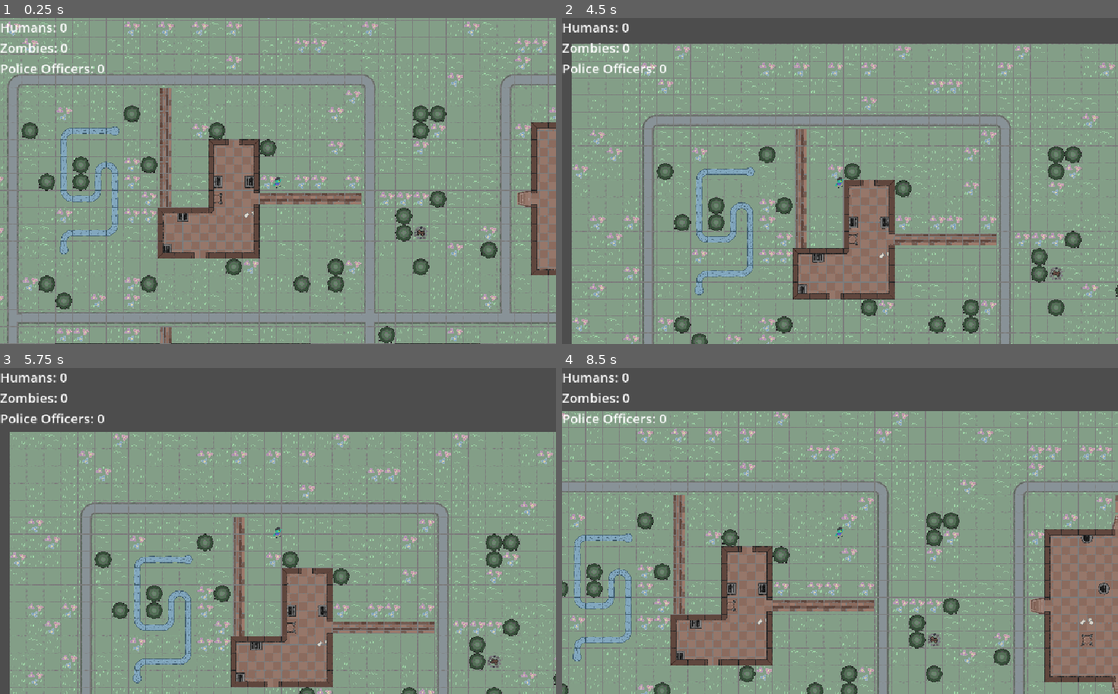
Above: before the commit, frames 1-4 (two rows, left to right).
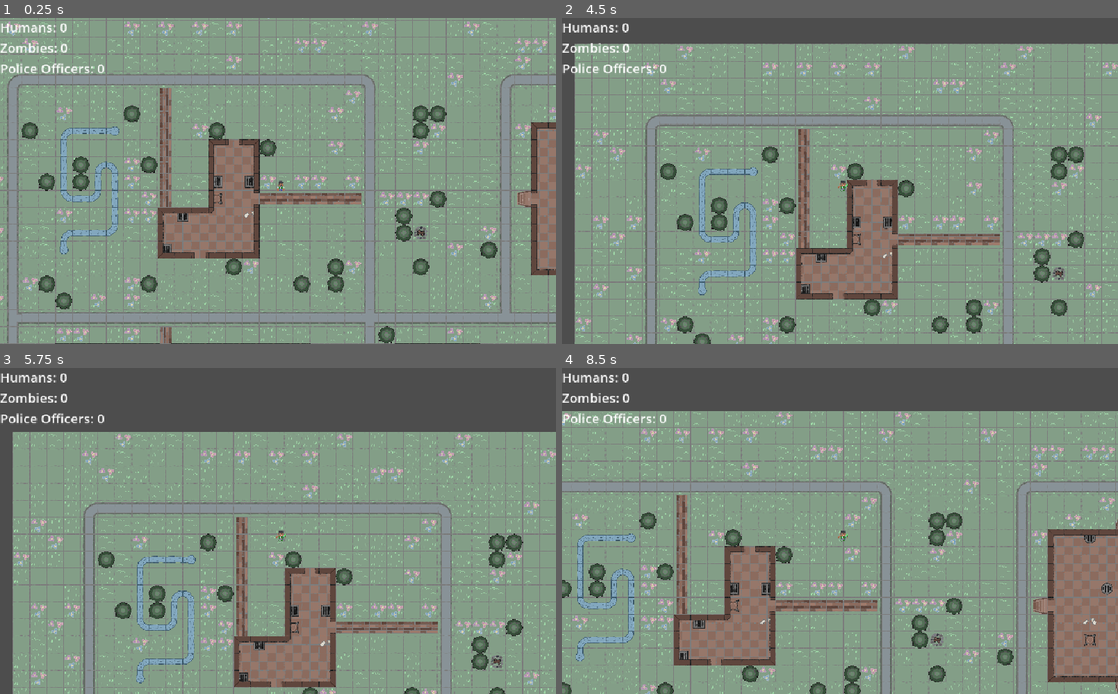
Above: after the commit, the same moments.

Repository: padraik/JamSepticEye
Game: Godot game, scene res://scenes/main.tscn
The game is run twice, just before and just after one commit, with the same random seed, the same clock (stepped at 60 frames per second) and the same inputs.
Inputs:
- Up to frame 1 (0.25 s): no input
- Up to frame 2 (4.5 s): tap Enter (ui_accept) at 0.5, 0.6, 0.77, 1.07, 1.35, 1.52, 1.82, 2.1, 2.85, 3.02, 3.32, 3.6, 3.77, 4.07, 4.35 s; hold W (move_up) 0.53-2.03 s; hold A (move_left) 2.03-3.53 s; hold S (move_down) 3.53-4.28 s; hold D (move_right) from 4.28 s (still down)
- Up to frame 3 (5.75 s): tap Enter (ui_accept) at 4.52, 4.82, 5, 5.1 s; release D (move_right) at 5.03 s; hold W (move_up) from 5.03 s (still down)
- Up to frame 4 (8.5 s): release W (move_up) at 5.78 s; hold D (move_right) 5.78-8.03 s; tap Enter (ui_accept) at 5.85, 6.02, 6.32, 6.6, 6.77, 7.07, 7.35, 7.52, 7.82, 8.1 s; hold S (move_down) from 8.03 s (still down)

The runs differ from the first frame. In frame 1, less than 0.1% of the frame differs, in the area x 49-52%, y 48-54%; in frame 2, 19%, in the area x 1-100%, y 7-100%; in frame 3, 17%; in frame 4, 19%.

Commit message:
Added player sprite and animation

Diff:
--- a/assets/complete_tileset.tres
+++ b/assets/complete_tileset.tres
@@ -49,7 +49,7 @@
 2:1/0 = 0
 2:1/0/terrain_set = 0
 2:1/0/terrain = 1
-2:1/0/physics_layer_0/polygon_0/points = PackedVector2Array(-47, -47, 47, -47, 47, 47, -47, 47)
+2:1/0/physics_layer_0/polygon_0/points = PackedVector2Array(-28.050049, -27.225006, 6.599972, -47, 47, -47, 47, -20.625, -2.2000122, 0.2749939, -15.400028, 47, -47, 47, -47, 13.474991)
 3:1/0 = 0
 3:1/0/terrain_set = 0
 3:1/0/terrain = 1
@@ -135,65 +135,65 @@
 9:0/0 = 0
 9:0/0/terrain_set = 0
 9:0/0/terrain = 1
-9:0/0/physics_layer_0/polygon_0/points = PackedVector2Array(-47, -47, 47, -47, 47, 47, -47, 47)
+9:0/0/physics_layer_0/polygon_0/points = PackedVector2Array(-47, -47, 47, -47, 47, -13.475006, -15.400024, -16.225006, -14.850033, 47, -47, 47)
 10:0/0 = 0
 10:0/0/terrain_set = 0
 10:0/0/terrain = 1
-10:0/0/physics_layer_0/polygon_0/points = PackedVector2Array(-47, -47, 47, -47, 47, 47, -47, 47)
+10:0/0/physics_layer_0/polygon_0/points = PackedVector2Array(-47, -47, 47, -47, 47, -14.575016, -47, -13.475006)
 11:0/0 = 0
 11:0/0/terrain_set = 0
 11:0/0/terrain = 1
-11:0/0/physics_layer_0/polygon_0/points = PackedVector2Array(-47, -47, 47, -47, 47, 47, -47, 47)
+11:0/0/physics_layer_0/polygon_0/points = PackedVector2Array(-47, -47, 47, -47, 47, -16.225008, -47, -13.475006)
 11:1/0 = 0
 11:1/0/terrain_set = 0
 11:1/0/terrain = 1
-11:1/0/physics_layer_0/polygon_0/points = PackedVector2Array(-47, -47, 47, -47, 47, 47, -47, 47)
 10:1/0 = 0
 10:1/0/terrain_set = 0
 10:1/0/terrain = 1
-10:1/0/physics_layer_0/polygon_0/points = PackedVector2Array(-47, -47, 47, -47, 47, 47, -47, 47)
+10:1/0/physics_layer_0/polygon_0/points = PackedVector2Array(-47, -47, 3.8499718, -47, 3.8499756, -13.475006, -47, -11.825012)
 9:1/0 = 0
 9:1/0/terrain_set = 0
 9:1/0/terrain = 1
-9:1/0/physics_layer_0/polygon_0/points = PackedVector2Array(-47, -47, 47, -47, 47, 47, -47, 47)
+9:1/0/physics_layer_0/polygon_0/points = PackedVector2Array(-8.800049, -39.875, 47, -47, 47, -15.125, 3.2999878, -1.375, -14.300049, 47, -47, 47, -41.25, -6.325012)
 9:2/0 = 0
 9:2/0/terrain_set = 0
 9:2/0/terrain = 1
-9:2/0/physics_layer_0/polygon_0/points = PackedVector2Array(-47, -47, 47, -47, 47, 47, -47, 47)
+9:2/0/physics_layer_0/polygon_0/points = PackedVector2Array(-47, 26.674988, 29.699951, -47, 47, -47, 47, -12.375, -11, 47, -47, 47)
 10:2/0 = 0
 10:2/0/terrain_set = 0
 10:2/0/terrain = 1
-10:2/0/physics_layer_0/polygon_0/points = PackedVector2Array(-47, -47, 47, -47, 47, 47, -47, 47)
+10:2/0/physics_layer_0/polygon_0/points = PackedVector2Array(-47, -47, 47, -47, 47, -14.025009, -47, -13.475006)
 11:2/0 = 0
 11:2/0/terrain_set = 0
 11:2/0/terrain = 1
-11:2/0/physics_layer_0/polygon_0/points = PackedVector2Array(-47, -47, 47, -47, 47, 47, -47, 47)
+11:2/0/physics_layer_0/polygon_0/points = PackedVector2Array(26.399963, -47, 47, -47, 48.399963, 51.425003, 31.899963, 54.175003, 26.399963, -47)
 9:3/0 = 0
 9:3/0/terrain_set = 0
 9:3/0/terrain = 1
-9:3/0/physics_layer_0/polygon_0/points = PackedVector2Array(-47, -47, 47, -47, 47, 47, -47, 47)
+9:3/0/physics_layer_0/polygon_0/points = PackedVector2Array(-39.05005, -37.675003, -28.600037, -47, 47, -47, 47, -16.225008, -12.100037, -14.025009, -11, 47, -47, 47, -47, -28.325012)
 9:4/0 = 0
 9:4/0/terrain_set = 0
 9:4/0/terrain = 1
-9:4/0/physics_layer_0/polygon_0/points = PackedVector2Array(-47, -47, 47, -47, 47, 47, -47, 47)
+9:4/0/physics_layer_0/polygon_0/points = PackedVector2Array(-47, -47, -13.200012, -47, -19.25, -22.27501, -47, -15.124996)
 9:5/0 = 0
 9:5/0/terrain_set = 0
 9:5/0/terrain = 1
-9:5/0/physics_layer_0/polygon_0/points = PackedVector2Array(-47, -47, 47, -47, 47, 47, -47, 47)
+9:5/0/physics_layer_0/polygon_0/points = PackedVector2Array(-47, -47, -14.300049, -47, -21.450012, -23.925003, -47, -10.725006)
 9:6/0 = 0
 9:6/0/terrain_set = 0
 9:6/0/terrain = 1
-9:6/0/physics_layer_0/polygon_0/points = PackedVector2Array(-47, -47, 47, -47, 47, 47, -47, 47)
+9:6/0/physics_layer_0/polygon_0/points = PackedVector2Array(-47, -47, 47, -47, 47, -31.075012, 27.731375, -15.070778, -47, -16.77501)
 9:7/0 = 0
 9:7/0/terrain_set = 0
 9:7/0/terrain = 1
-9:7/0/physics_layer_0/polygon_0/points = PackedVector2Array(-47, -47, 47, -47, 47, 47, -47, 47)
+9:7/0/physics_layer_0/polygon_0/points = PackedVector2Array(-47, -47, 47, -47, 47, -31.075012, 28.602495, -15.34029, -47, -16.225002)
 0:6/0 = 0
 0:6/0/terrain_set = 0
 0:6/0/terrain = 3
 4:7/0 = 0
 4:7/0/terrain_set = 0
 4:7/0/terrain = 3
+4:7/0/physics_layer_0/polygon_0/points = PackedVector2Array(30.799988, 33.274994, 39.273438, 21.623817, 47, 1.9381905, 33.518066, -33.32502, 11.510727, -41.304287, 0.8802948, -47, -15.593033, -38.925964, -30.007195, -36.9955, -40.611908, -22.771797, -47, -2.1338348, -40.64279, 18.45782, -42.058464, 26.050999, -41.67237, 33.77287, 1.3075523, 47, 16.493912, 39.384125, 28.7202, 43.116364)
 7:4/0 = 0
 7:4/0/terrain_set = 0
 7:4/0/terrain = 3
--- a/scenes/player.tscn
+++ b/scenes/player.tscn
@@ -1,24 +1,139 @@
-[gd_scene load_steps=5 format=3 uid="uid://b5w5d0f6v7q0h"]
+[gd_scene load_steps=16 format=3 uid="uid://b5w5d0f6v7q0h"]
 
 [ext_resource type="Script" uid="uid://dsoqtop4v2by1" path="res://scripts/player.gd" id="1_abcde"]
-[ext_resource type="Texture2D" uid="uid://c2s35vbjsdur7" path="res://assets/character_zombie_attack1.png" id="2_g2els"]
+[ext_resource type="Texture2D" uid="uid://2ri5ou6tcuve" path="res://assets/player-spritesheet.png" id="2_player_sprite"]
+
+[sub_resource type="AtlasTexture" id="AtlasTexture_g2els"]
+atlas = ExtResource("2_player_sprite")
+region = Rect2(96, 128, 96, 128)
+
+[sub_resource type="AtlasTexture" id="AtlasTexture_qhqgy"]
+atlas = ExtResource("2_player_sprite")
+region = Rect2(768, 512, 96, 128)
+
+[sub_resource type="AtlasTexture" id="AtlasTexture_dqkch"]
+atlas = ExtResource("2_player_sprite")
+region = Rect2(0, 0, 96, 128)
+
+[sub_resource type="AtlasTexture" id="AtlasTexture_qlg0r"]
+atlas = ExtResource("2_player_sprite")
+region = Rect2(576, 256, 96, 128)
+
+[sub_resource type="AtlasTexture" id="AtlasTexture_tuyoq"]
+atlas = ExtResource("2_player_sprite")
+region = Rect2(672, 256, 96, 128)
+
+[sub_resource type="AtlasTexture" id="AtlasTexture_fjrip"]
+atlas = ExtResource("2_player_sprite")
+region = Rect2(768, 256, 96, 128)
+
+[sub_resource type="AtlasTexture" id="AtlasTexture_smehm"]
+atlas = ExtResource("2_player_sprite")
+region = Rect2(96, 512, 96, 128)
+
+[sub_resource type="AtlasTexture" id="AtlasTexture_ur7pv"]
+atlas = ExtResource("2_player_sprite")
+region = Rect2(192, 512, 96, 128)
+
+[sub_resource type="AtlasTexture" id="AtlasTexture_y4r1p"]
+atlas = ExtResource("2_player_sprite")
+region = Rect2(288, 512, 96, 128)
+
+[sub_resource type="AtlasTexture" id="AtlasTexture_d2wvv"]
+atlas = ExtResource("2_player_sprite")
+region = Rect2(192, 0, 96, 128)
+
+[sub_resource type="SpriteFrames" id="SpriteFrames_player"]
+animations = [{
+"frames": [{
+"duration": 1.0,
+"texture": SubResource("AtlasTexture_g2els")
+}, {
+"duration": 1.0,
+"texture": SubResource("AtlasTexture_qhqgy")
+}],
+"loop": false,
+"name": &"die",
+"speed": 8.0
+}, {
+"frames": [{
+"duration": 1.0,
+"texture": SubResource("AtlasTexture_dqkch")
+}],
+"loop": true,
+"name": &"idle",
+"speed": 8.0
+}, {
+"frames": [{
+"duration": 1.0,
+"texture": SubResource("AtlasTexture_qlg0r")
+}, {
+"duration": 1.0,
+"texture": SubResource("AtlasTexture_tuyoq")
+}, {
+"duration": 1.0,
+"texture": SubResource("AtlasTexture_fjrip")
+}],
+"loop": true,
+"name": &"run",
+"speed": 12.0
+}, {
+"frames": [{
+"duration": 1.0,
+"texture": SubResource("AtlasTexture_smehm")
+}, {
+"duration": 1.0,
+"texture": SubResource("AtlasTexture_ur7pv")
+}, {
+"duration": 1.0,
+"texture": SubResource("AtlasTexture_y4r1p")
+}],
+"loop": true,
+"name": &"sneak",
+"speed": 10.0
+}, {
+"frames": [{
+"duration": 5.0,
+"texture": SubResource("AtlasTexture_d2wvv")
+}, {
+"duration": 5.0,
+"texture": SubResource("AtlasTexture_d2wvv")
+}, {
+"duration": 5.0,
+"texture": SubResource("AtlasTexture_d2wvv")
+}, {
+"duration": 5.0,
+"texture": SubResource("AtlasTexture_d2wvv")
+}, {
+"duration": 5.0,
+"texture": SubResource("AtlasTexture_d2wvv")
+}],
+"loop": false,
+"name": &"stab",
+"speed": 0.1
+}]
 
 [sub_resource type="CapsuleShape2D" id="CapsuleShape2D_12345"]
-radius = 29.0
-height = 64.0
+radius = 53.48837
+height = 153.48837
 
 [sub_resource type="CircleShape2D" id="CircleShape2D_abcde"]
-radius = 125.0
+radius = 252.68423
 
 [node name="Player" type="CharacterBody2D"]
+position = Vector2(-14, -32)
 script = ExtResource("1_abcde")
 
-[node name="Sprite2D" type="Sprite2D" parent="."]
-scale = Vector2(0.3, 0.3)
-texture = ExtResource("2_g2els")
+[node name="AnimatedSprite2D" type="AnimatedSprite2D" parent="."]
+position = Vector2(14.799999, 19.733332)
+scale = Vector2(0.60833335, 0.60833335)
+sprite_frames = SubResource("SpriteFrames_player")
+animation = &"stab"
+frame_progress = 1.0
 
 [node name="CollisionShape2D" type="CollisionShape2D" parent="."]
-scale = Vector2(0.7, 0.7)
+position = Vector2(14, 31.999998)
+scale = Vector2(0.43, 0.43)
 shape = SubResource("CapsuleShape2D_12345")
 
 [node name="Camera2D" type="Camera2D" parent="."]
@@ -28,6 +143,6 @@
 collision_layer = 0
 
 [node name="CollisionShape2D" type="CollisionShape2D" parent="ConversionArea"]
-position = Vector2(0, 7.02)
-scale = Vector2(0.27, 0.27)
+position = Vector2(14, 32)
+scale = Vector2(0.19, 0.19)
 shape = SubResource("CircleShape2D_abcde")
--- a/scripts/player.gd
+++ b/scripts/player.gd
@@ -2,14 +2,45 @@
 
 @export var speed = 300.0
 @onready var conversion_area = $ConversionArea
+@onready var animated_sprite = $AnimatedSprite2D
+
+var is_stabbing = false
+var stab_timer: Timer
+
+func _ready():
+	# Connect to animation finished signal
+	animated_sprite.animation_finished.connect(_on_animation_finished)
+
+	# Create timer for stab animation
+	stab_timer = Timer.new()
+	stab_timer.wait_time = 2.0
+	stab_timer.one_shot = true
+	stab_timer.timeout.connect(_on_stab_timer_timeout)
+	add_child(stab_timer)
 
 func _physics_process(_delta):
 	var direction = Input.get_vector("move_left", "move_right", "move_up", "move_down")
 	velocity = direction * speed
 	move_and_slide()
 
-	if Input.is_action_just_pressed("ui_accept"):
+	# Handle animations based on movement (but don't override stab animation)
+	if not is_stabbing:
+		if direction.length() > 0:
+			# Player is moving - play run animation
+			if animated_sprite.animation != "run":
+				animated_sprite.play("run")
+		else:
+			# Player is not moving - play idle animation
+			if animated_sprite.animation != "idle":
+				animated_sprite.play("idle")
+
+	if Input.is_action_just_pressed("ui_accept"):  # Enter key
+		print("Enter pressed, playing stab animation")
 		_attempt_conversion()
+		is_stabbing = true
+		animated_sprite.play("stab")
+		# Start timer as backup
+		stab_timer.start()
 
 func _attempt_conversion():
 	var bodies = conversion_area.get_overlapping_bodies()
@@ -25,3 +56,25 @@
 
 	if closest_body:
 		closest_body.infect()
+
+func _on_animation_finished():
+	# When stab animation finishes, return to appropriate movement animation
+	print("Animation finished: ", animated_sprite.animation)
+	if animated_sprite.animation == "stab":
+		print("Stab animation finished, returning to movement animation")
+		_return_to_movement_animation()
+
+func _on_stab_timer_timeout():
+	# Timer backup in case animation_finished doesn't fire
+	if is_stabbing:
+		print("Timer timeout - forcing return to movement animation")
+		_return_to_movement_animation()
+
+func _return_to_movement_animation():
+	is_stabbing = false
+	stab_timer.stop()
+	var direction = Input.get_vector("move_left", "move_right", "move_up", "move_down")
+	if direction.length() > 0:
+		animated_sprite.play("run")
+	else:
+		animated_sprite.play("idle")
Binary file added: assets/player-spritesheet.png
Not shown, added: assets/player-spritesheet.png.import
